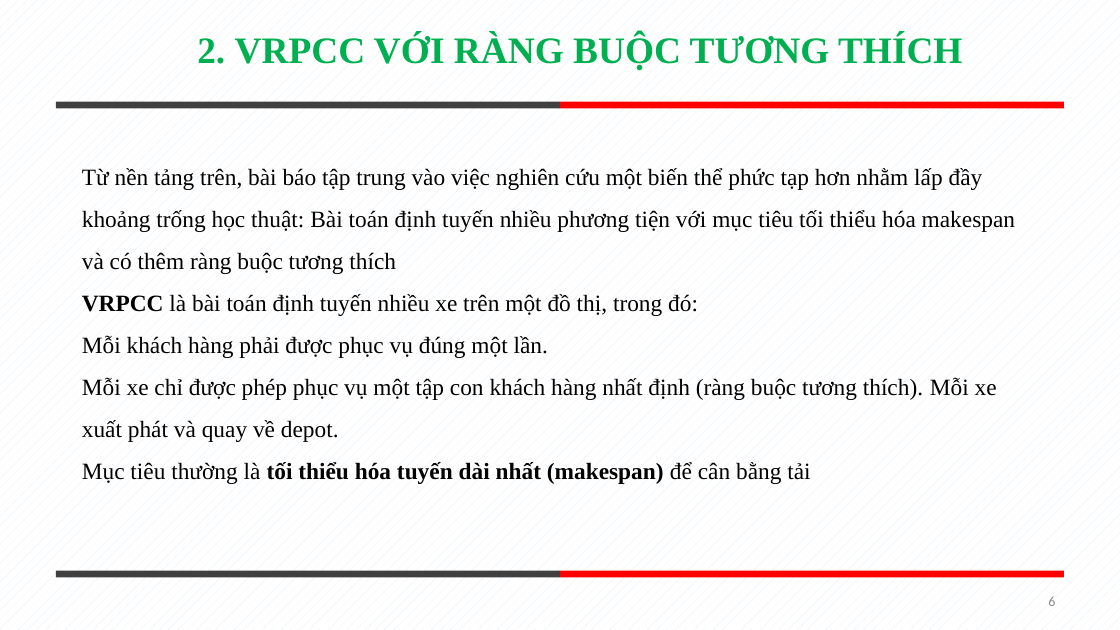
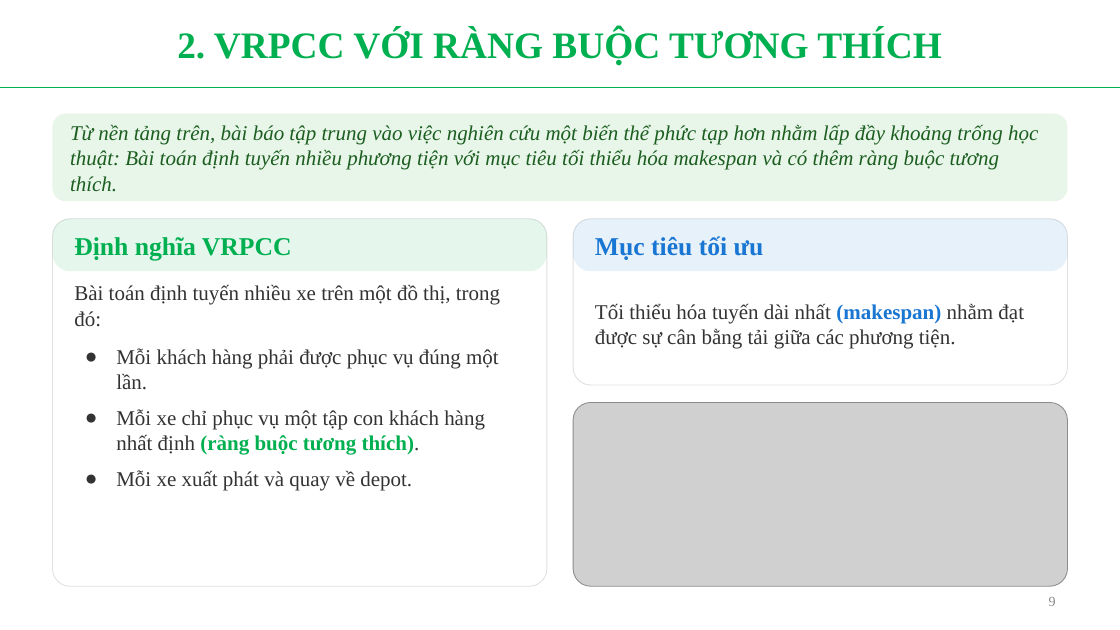
Before and after one commit to tuanxx31/DACTDLGT, a slide deck: slide 9 of baocao.pptx (slide 6 before the commit). Drawn at 1120x630 pixels with LibreOffice and Linux fonts; fonts in the diff are those of the drawing; grey boxes stand for pictures; background and template pictures are left out. Boxes give left, top, right and bottom in pixels: in the first picture for what was removed or moved away, otherwise in the second. Text is boxed around its words. In the diff, an @@ line names an element or a change of style, - is before the commit and + after.

```diff
--- a/baocao.pptx
+++ b/baocao.pptx
@@ background pattern #E0EBF6 on #FFFFFF to picture (left out) @@
@@ title "2. VRPCC VỚI RÀNG BUỘC ...": place and size @@
-title "2. VRPCC VỚI RÀNG BUỘC ..." at [197, 35, 962, 71]
+title "2. VRPCC VỚI RÀNG BUỘC ..." at [177, 29, 941, 65]
@@ line added from (0, 87) to (1120, 87), #00B050 1.5 pt @@
@@ rounded rectangle added at [52, 113, 1067, 201], fill #E8F5E9 @@
@@ line removed from (56, 105) to (560, 105) @@
@@ line removed from (560, 105) to (1065, 105) @@
@@ text added at [70, 124, 1038, 192], 18 pt, text #1B5E20, italic @@
+Từ nền tảng trên, bài báo tập trung vào việc nghiên cứu một biến thể phức tạp hơn nhằm lấp đầy khoảng trống học thuật: Bài toán định tuyến nhiều phương tiện với mục tiêu tối thiểu hóa makespan và có thêm ràng buộc tương thích.
@@ rounded rectangle added at [52, 218, 547, 586], fill #FFFFFF, outline #E0E0E0 0.75 pt @@
@@ rounded rectangle added at [52, 218, 547, 271], fill #00B050 at 10% opacity @@
@@ text added at [74, 237, 292, 260], 22 pt, text #00B050, bold @@
+Định nghĩa VRPCC
@@ text at [74, 284, 500, 326]: text changed; size 20 to 18 pt; text colour #000000 to #333333 @@
-Từ nền tảng trên, bài báo tập trung vào việc nghiên cứu một biến thể phức tạp hơn nhằm lấp đầy khoảng trống học thuật: Bài toán định tuyến nhiều phương tiện với mục tiêu tối thiểu hóa makespan và có thêm ràng buộc tương thích
-VRPCC là bài toán định tuyến nhiều xe trên một đồ thị, trong đó:
+Bài toán định tuyến nhiều xe trên một đồ thị, trong đó:
@@ text "Bài toán định tuyến nhiều ...": place and size @@
-text "Bài toán định tuyến nhiều ..." at [82, 168, 1015, 484]
+text "Bài toán định tuyến nhiều ..." at [74, 284, 500, 491]
@@ group added at [573, 218, 1068, 385]: 2 rounded rectangles, 2 texts @@
+Mục tiêu tối ưu
+Tối thiểu hóa tuyến dài nhất (makespan) nhằm đạt được sự cân bằng tải giữa các phương tiện.
@@ text at [116, 348, 499, 390]: size 20 to 18 pt, text colour #000000 to #333333 in "Mỗi khách hàng phải được phục vụ ..."; bullet none to ●; line spacing 1.5 to 1; more space between paragraphs @@
@@ text at [116, 409, 485, 491]: text changed; size 20 to 18 pt; text colour #000000 to #333333 @@
-Mỗi xe chỉ được phép phục vụ một tập con khách hàng nhất định (ràng buộc tương thích). Mỗi xe xuất phát và quay về depot.
-Mục tiêu thường là tối thiểu hóa tuyến dài nhất (makespan) để cân bằng tải
+● Mỗi xe chỉ phục vụ một tập con khách hàng nhất định (ràng buộc tương thích).
+● Mỗi xe xuất phát và quay về depot.
@@ picture added at [573, 402, 1068, 586] @@
@@ line removed from (56, 574) to (560, 574) @@
@@ line removed from (560, 574) to (1065, 574) @@
@@ page number at [1049, 597, 1056, 606]: text changed; font Calibri to Times New Roman; text colour #8C8C8C to #888888 @@
-6
+9
```
Also in this commit, not shown: 17 other slides changed, 4 slides added, 1 slide removed.
